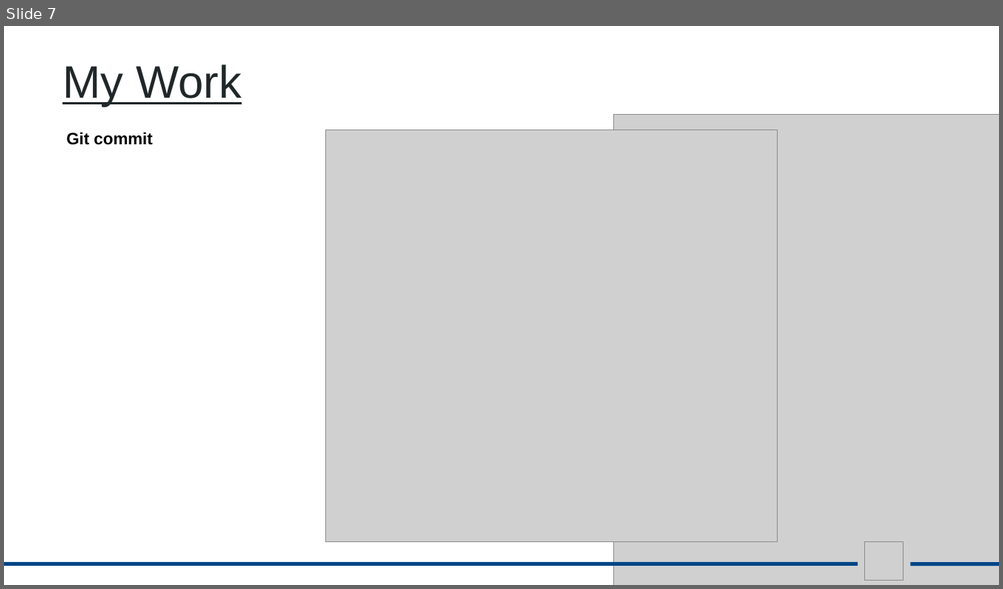
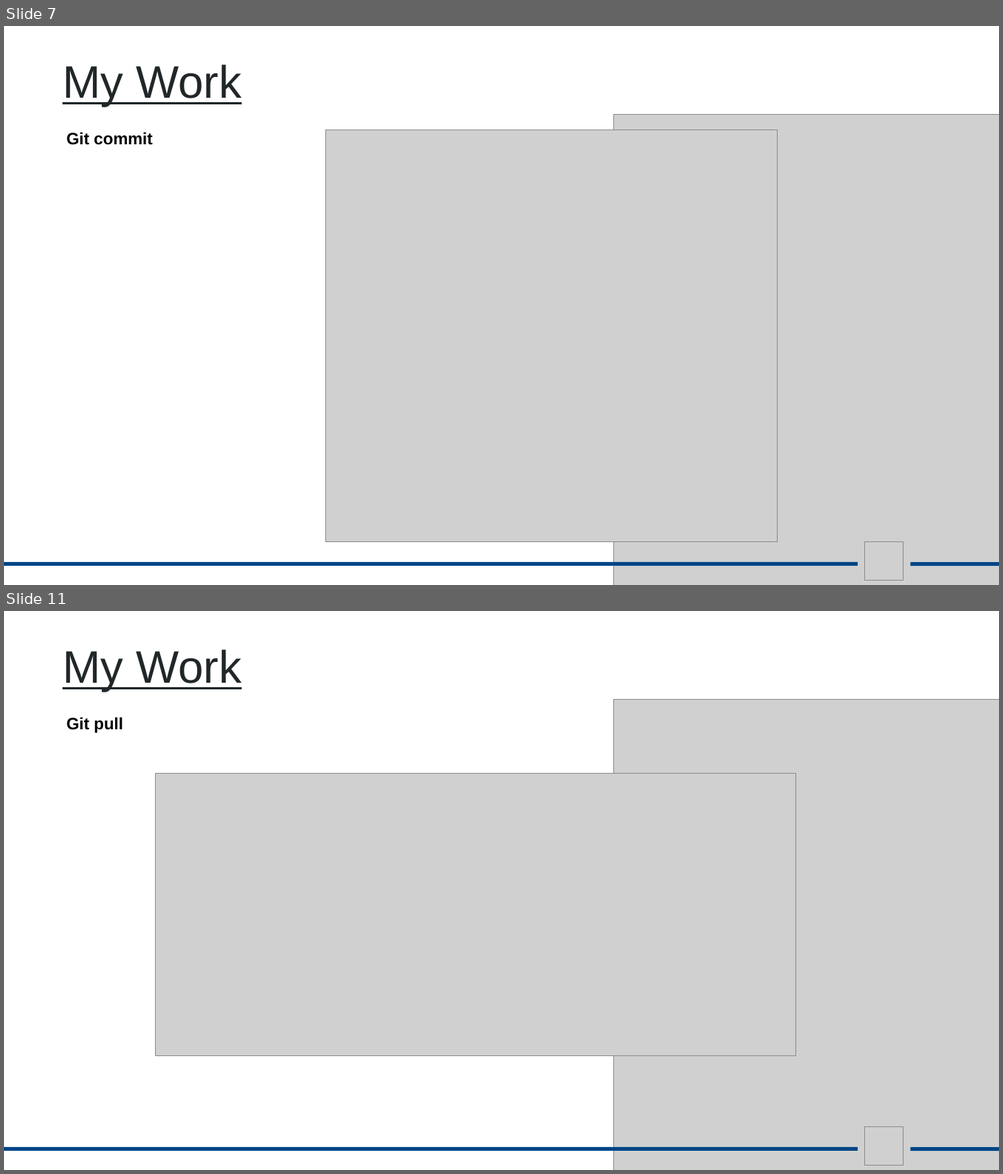
Before and after one commit to aayushsrivastava0/Gitassignment, a slide deck: GITassignment.pptx. Shown one above the other, each under a label of ours: slide 7 before the commit, slides 7 and 11 after it; the slides between them are not shown. The pictures are 1003x589 and 1003x1174 pixels, drawn with LibreOffice and Linux fonts; fonts in the diff are those of the drawing; grey boxes stand for pictures. Boxes give left, top, right and bottom in pixels: in the first picture for what was removed or moved away, otherwise in the second. Text is boxed around its words. In the diff, an @@ line names an element or a change of style, - is before the commit and + after.

Commit message:
finalsing the GITassignment.pptx by adding screenshots

```diff
--- a/GITassignment.pptx
+++ b/GITassignment.pptx
@@ slide 11 added at (4,611,999,1170), background #FFFFFF @@
@@ text added at (62,649,242,692), 44 pt, text #202729, underline @@
+My Work
@@ picture added at (614,699,999,1170) @@
@@ text added at (66,717,123,733), 16 pt, text #000000, bold @@
+Git pull
@@ picture added at (156,773,796,1056) @@
@@ picture added at (865,1128,903,1165) @@
@@ rectangle added at (4,1147,857,1151), fill #004586 @@
@@ rectangle added at (910,1147,999,1151), fill #004586 @@
```
Also in this commit, not shown: 6 slides changed, 1 other slide added.
